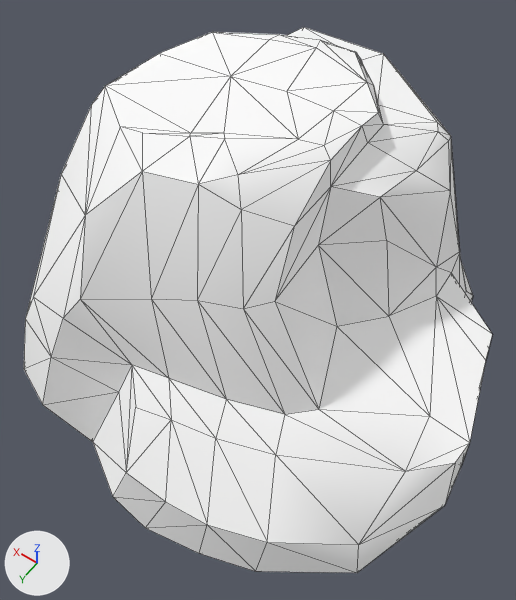
A saved change to the glTF model game/data/meshes/props/Rock_Medium_1.gltf.
Camera for both pictures: a 50 mm camera at (-1.79, 1.99, 4.17) aimed at (-0.22, -0.2, 0.72). Every picture has the same lights, and +X, +Y and +Z are marked at lower left. The picture after the commit comes second. Mesh edges are drawn as thin lines.

In view in the first picture: 'Rock_Medium_1'.
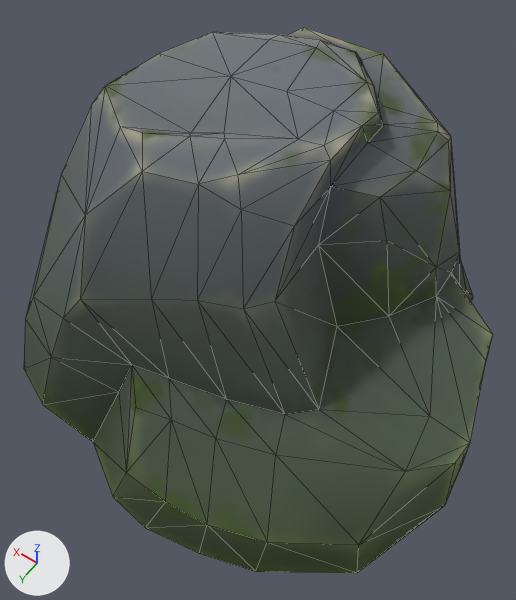
Location of each change, (x1, y1, x2, y2) in pixels of the pictures (516 x 600 px):
'Rock_Medium_1', surface changed (darker): (24, 27, 492, 573) in both

Diff of the bpy script that builds the scene:
```diff
--- a/game/data/meshes/props/Rock_Medium_1.gltf.py
+++ b/game/data/meshes/props/Rock_Medium_1.gltf.py
@@ img_rocks_diffuse_png @@
+img_rocks_diffuse_png = load_image('Rocks_Diffuse.png', 'Rocks_Diffuse.png', 2048, 2048, 'sRGB')
@@ mat_rocks @@
 mat_rocks = principled_material('Rocks')
-mat_rocks.base_color = (1.0, 1.0, 1.0)  # white #ffffff
+mat_rocks.texture = img_rocks_diffuse_png
 mat_rocks.roughness = 1.0
```
